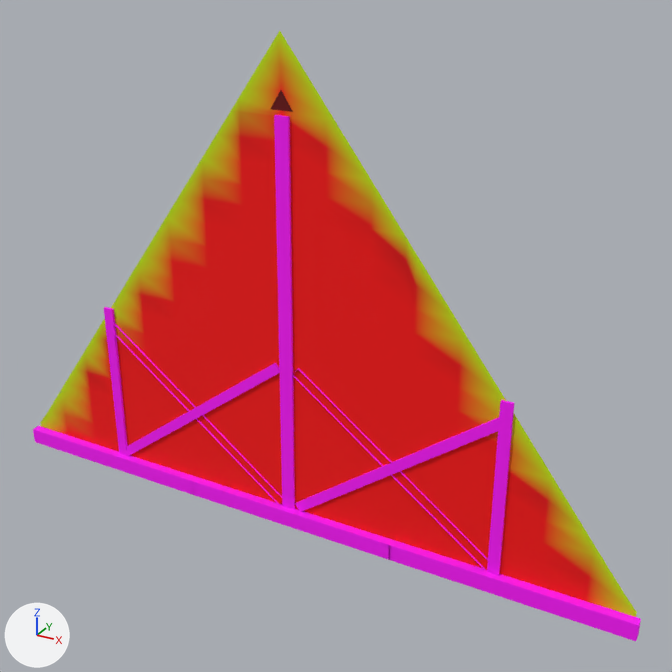
What one commit did to the glTF model godot/art/world/house/gable8_x.glb.
Rendered twice from a 50 mm lens placed at (4.94, -7.87, 6.46), pointed at (0.56, 0.1, 2.48). Lighting does not change. The marker at lower left points along +X, +Y and +Z. The picture after the commit comes second. Vertices at exactly the same position are counted once.

Script lines for the objects in view, before the commit:
```python
me_gable8_x = bpy.data.meshes.new('gable8_x')
me_gable8_x.from_pydata(...)  # 504 vertices, 788 faces; spans x -4.04..4.05, y -0.11..0.0, z -0.01..5.56
me_gable8_x.materials.append(mat_wall_own)
ob_gable8_x = bpy.data.objects.new('gable8_x', me_gable8_x)
ob_gable8_x.location = (0.0, 0.0, 0.0)
```
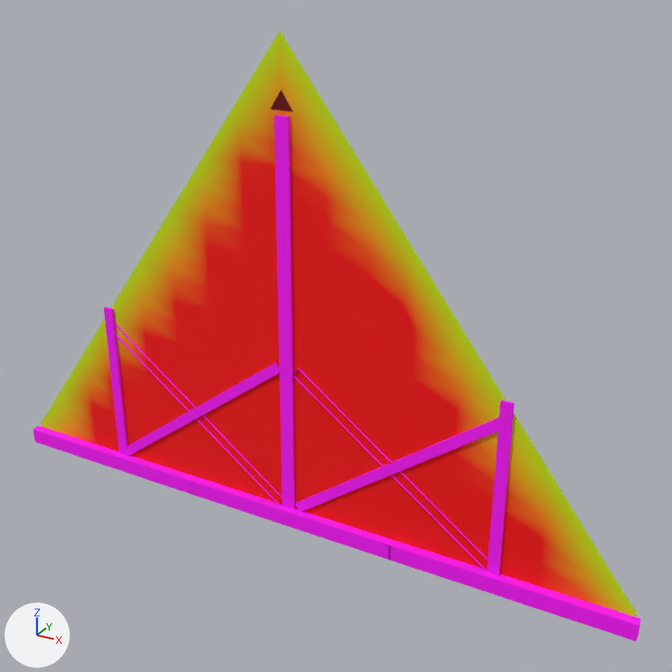
What differs and where, as boxes (x1, y1, x2, y2) in the pictures (672 x 672 px):
part 1 of me_gable8_x, recoloured
    both: (45, 43, 626, 605)
part 2 of me_gable8_x, recoloured
    both: (66, 123, 589, 601)
part 3 of me_gable8_x, recoloured
    both: (44, 63, 626, 606)
part 4 of me_gable8_x, recoloured
    both: (63, 92, 610, 607)

The change, as a diff of the scene's bpy script:
```diff
--- a/godot/art/world/house/gable8_x.glb.py
+++ b/godot/art/world/house/gable8_x.glb.py
@@ me_gable8_x @@
 me_gable8_x.from_pydata(...)  # 504 vertices, 788 faces; spans x -4.04..4.05, y -0.11..0.0, z -0.01..5.56
 # used by ob_gable8_x; location = (0.0, 0.0, 0.0)
+# me_gable8_x part 1: 104 faces centred in x -3.83..3.77, y 0.0, z 0.25..5.52 are repainted in the vertex colours; the middle colour goes from yellow #dca300 to yellow #dcd700
+# me_gable8_x part 2: 74 faces centred in x -3.33..3.33, y 0.0, z 0.08..4.58 are repainted in the vertex colours; the middle colour goes from red #ff0000 to orange #ff8300
+# me_gable8_x part 3: 46 faces centred in x -3.83..3.83, y 0.0, z 0.08..5.17 are repainted in the vertex colours; the middle colour goes from red #ea0000 to yellow #eaba00
+# me_gable8_x part 4: 38 faces centred in x -3.67..3.67, y 0.0, z 0.08..4.85 are repainted in the vertex colours; the middle colour goes from red #f30000 to yellow #f3ac00
 me_gable8_x.materials.append(mat_wall_own)
```
